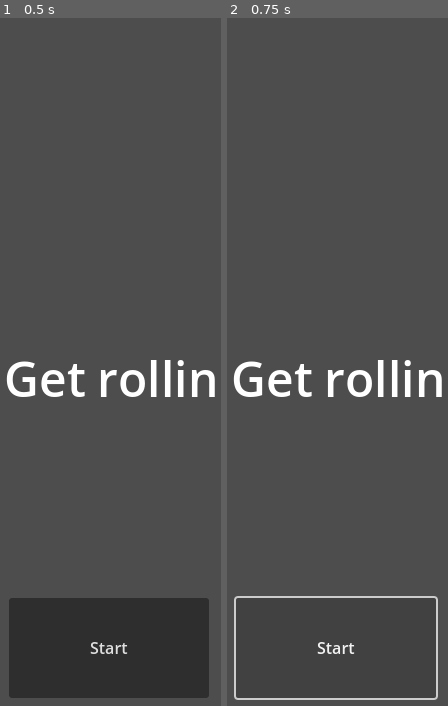
Above: before the commit, frames 1-2 (left to right).
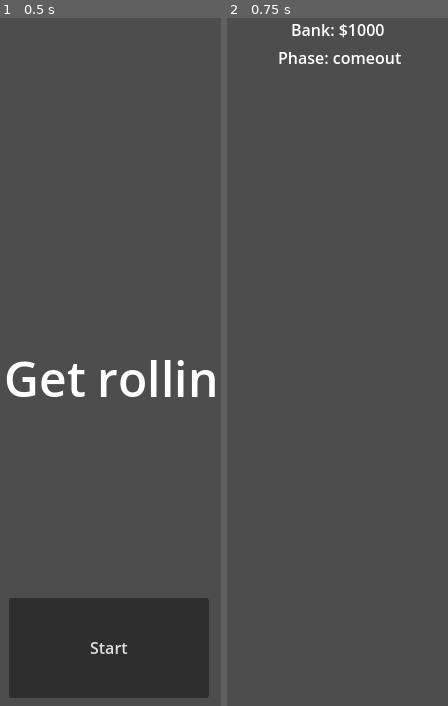
Above: after the commit, the same moments.

Repository: asarenski/godotCraps
Game: Godot game, scene res://src/scenes/main.tscn
Same seed, same stepped clock (60 frames per second), same inputs: the game is played once before the commit and once after it.
Inputs:
- Up to frame 1 (0.5 s): no input
- Up to frame 2 (0.75 s): click "Start" at 0.5 s

Frame 1 is identical in both runs. In frame 2, 3.6% of the frame differs, in the area x 2-98%, y 0-100%.

Commit message:
got basic start game flow working

Diff:
--- a/src/scenes/hud.gd
+++ b/src/scenes/hud.gd
@@ -3,5 +3,6 @@
 func _ready():
 	hide()
 
-func _on_start_game():
+func on_start_game():
+	print('HUD started')
 	show()
--- a/src/scenes/main.gd
+++ b/src/scenes/main.gd
@@ -1 +1,8 @@
 extends Node
+
+func _ready():
+	$Start.start_game.connect(_on_start_game)
+
+func _on_start_game():
+	print('main started')
+	$HUD.on_start_game()
--- a/src/scenes/main.tscn
+++ b/src/scenes/main.tscn
@@ -65,3 +65,5 @@
 offset_bottom = 51.0
 grow_horizontal = 2
 text = "Phase: comeout"
+
+[connection signal="pressed" from="Start/StartButton" to="Start" method="_on_start_button_pressed"]
--- a/src/scenes/start.gd
+++ b/src/scenes/start.gd
@@ -4,5 +4,6 @@
 signal start_game
 
 func _on_start_button_pressed():
+	print('start button pressed')
 	hide()
 	start_game.emit()
